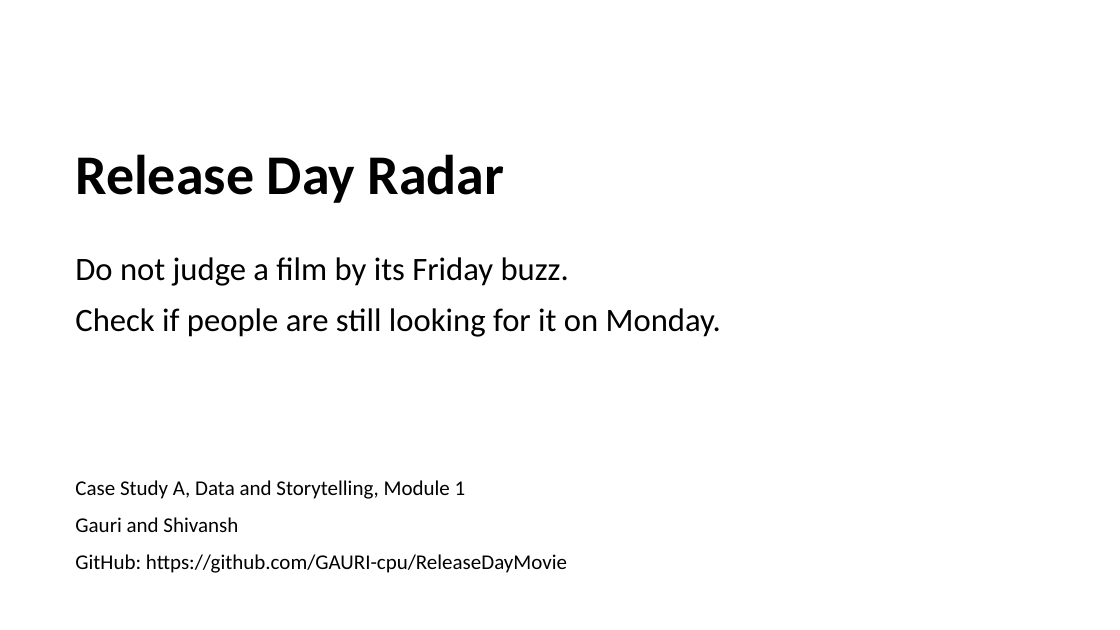
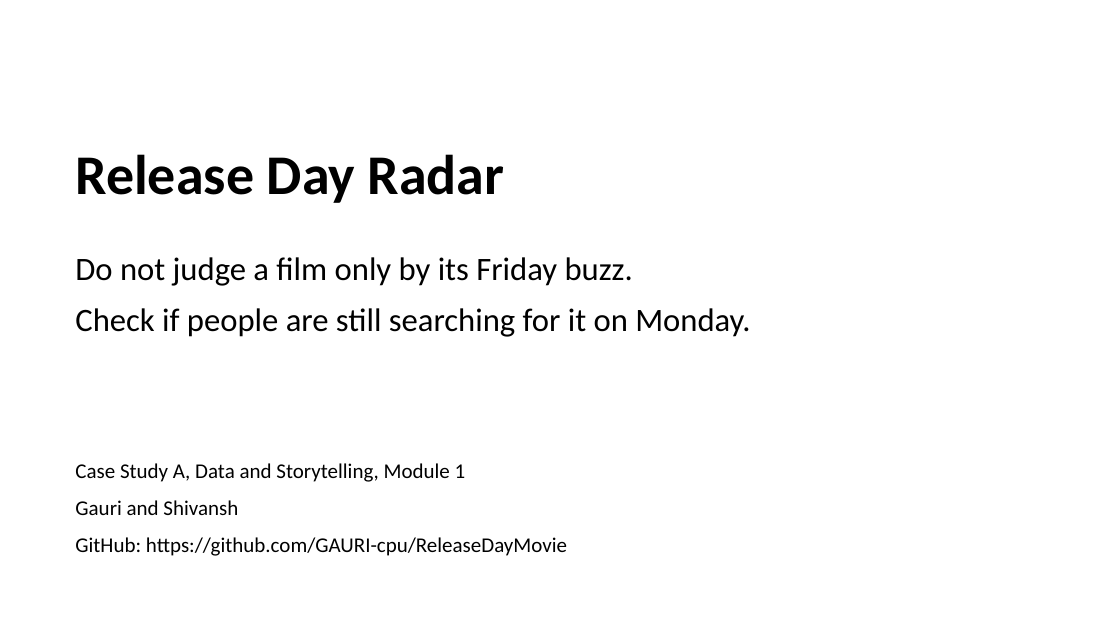
Before and after one commit to GAURI-cpu/ReleaseDayMovie, a slide deck: slide 1 of report/Release Day Radar Slides.pptx. Drawn at 1120x630 pixels with LibreOffice and Linux fonts; fonts in the diff are those of the drawing. Boxes give left, top, right and bottom in pixels: in the first picture for what was removed or moved away, otherwise in the second. Text is boxed around its words. In the diff, an @@ line names an element or a change of style, - is before the commit and + after.

```diff
--- a/report/Release Day Radar Slides.pptx
+++ b/report/Release Day Radar Slides.pptx
@@ text at box(75, 257, 750, 337): text changed @@
-Do not judge a film by its Friday buzz.
-Check if people are still looking for it on Monday.
+Do not judge a film only by its Friday buzz.
+Check if people are still searching for it on Monday.
@@ text "Case Study A, Data and ...": place and size @@
-text "Case Study A, Data and ..." at box(75, 480, 567, 573)
+text "Case Study A, Data and ..." at box(75, 463, 567, 556)
```
Also in this commit, not shown: 8 other slides changed, 4 other files.
